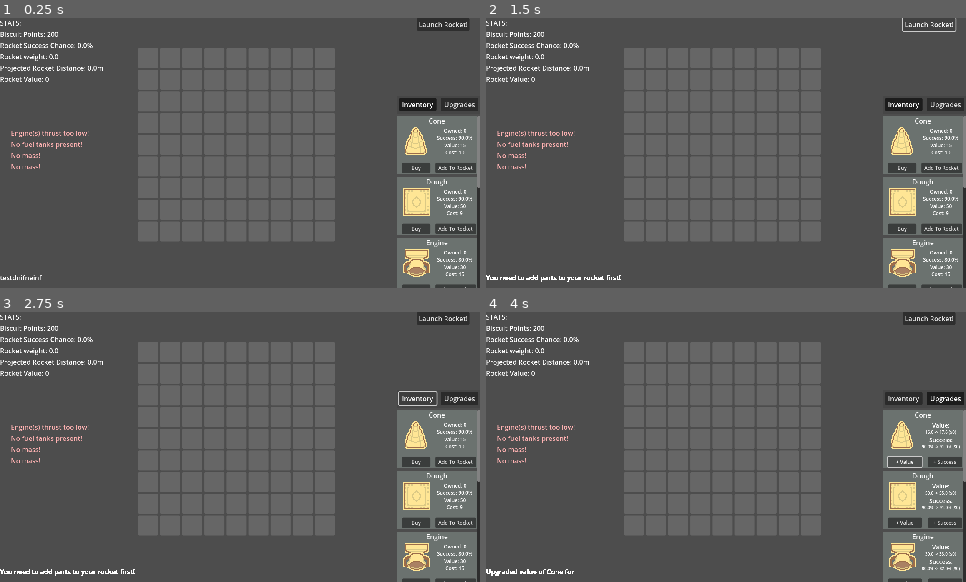
Above: before the commit, frames 1-4 (two rows, left to right).
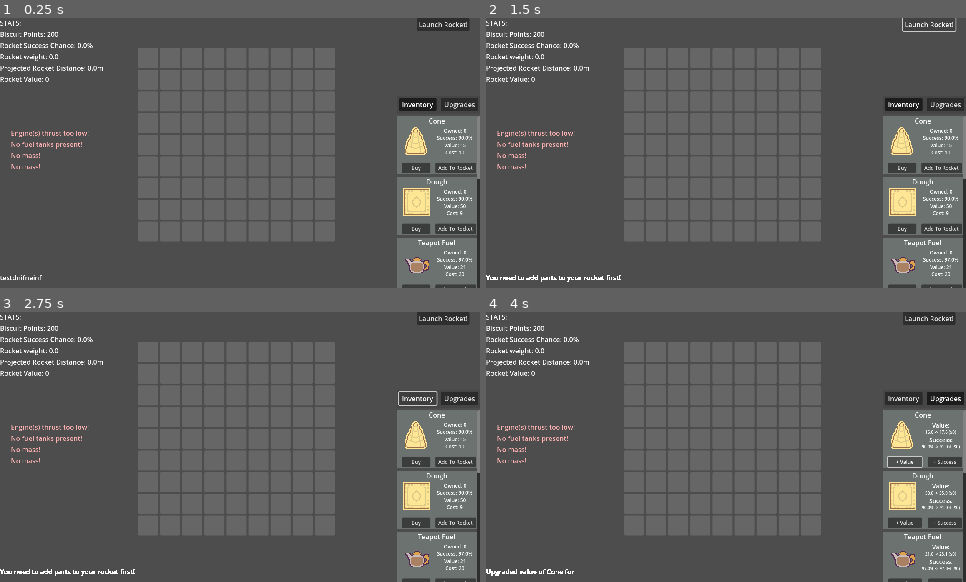
Above: after the commit, the same moments.

Repository: A-coder152/Build-a-Biscship-public
Game: Godot game, scene res://main.tscn
Same seed, same stepped clock (60 frames per second), same inputs: the game is played once before the commit and once after it. The engine's default icon, where the game draws it, is replaced by a stand-in: a white triangle on a blue panel in a dark square.
Inputs:
- Up to frame 1 (0.25 s): no input
- Up to frame 2 (1.5 s): click "Launch Rocket!" at 0.5 s; click "Launch Rocket!" at 1.25 s
- Up to frame 3 (2.75 s): click "Inventory" at 2 s
- Up to frame 4 (4 s): click "Upgrades" at 2.75 s; click "+ Value" at 3.5 s

The runs differ from the first frame. In frame 1, 0.6% of the frame differs, in the area x 83-100%, y 59-96%; in frame 2, 0.6%; in frame 3, 0.6%; in frame 4, 0.6%.

Commit message:
i forgor fuel

Diff:
--- a/main.tscn
+++ b/main.tscn
@@ -6,6 +6,7 @@
 [ext_resource type="PackedScene" uid="uid://bjhqyckc5l2cu" path="res://Scene/Gridmap/grid.tscn" id="3_h2yge"]
 [ext_resource type="Resource" uid="uid://itu2107shofm" path="res://Resources/Cone.tres" id="3_kek77"]
 [ext_resource type="Resource" uid="uid://cw8ig06rbmwew" path="res://Resources/Dough.tres" id="4_w48qg"]
+[ext_resource type="Resource" uid="uid://bjt0h21m27ogt" path="res://Resources/non_risky.tres" id="5_w48qg"]
 [ext_resource type="Resource" uid="uid://2owq4suucfn8" path="res://Resources/Engine.tres" id="5_ycdy4"]
 [ext_resource type="Resource" uid="uid://b8le0rtrjv4px" path="res://Resources/LWing.tres" id="6_ycdy4"]
 [ext_resource type="PackedScene" uid="uid://c6ncgbnxv26pe" path="res://scrollbar_filters.tscn" id="7_kek77"]
@@ -17,7 +18,7 @@
 [node name="Main" type="Node2D"]
 scale = Vector2(0.417, 0.417)
 script = ExtResource("1_ig7tw")
-items = Array[ExtResource("2_5vw27")]([ExtResource("3_kek77"), ExtResource("4_w48qg"), ExtResource("5_ycdy4"), ExtResource("6_ycdy4"), ExtResource("7_w48qg"), ExtResource("8_vivmo"), ExtResource("9_2cqfq")])
+items = Array[ExtResource("2_5vw27")]([ExtResource("3_kek77"), ExtResource("4_w48qg"), ExtResource("5_w48qg"), ExtResource("5_ycdy4"), ExtResource("6_ycdy4"), ExtResource("7_w48qg"), ExtResource("8_vivmo"), ExtResource("9_2cqfq")])
 
 [node name="UI" type="Node2D" parent="."]
 
Not shown: 1 places in main.tscn that only renumber resources
